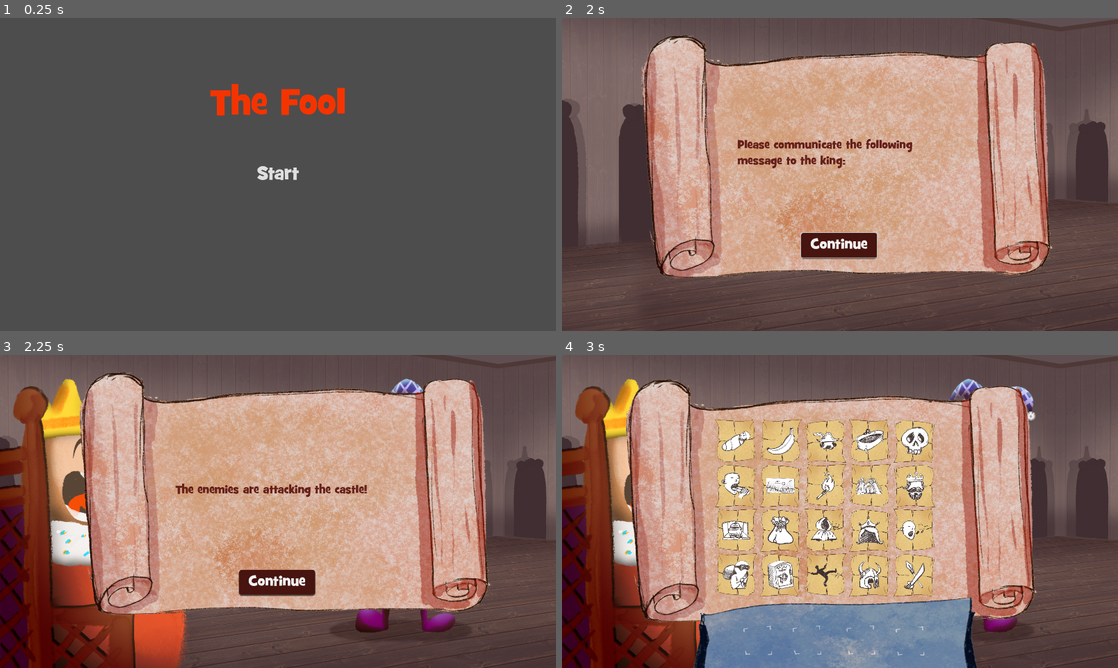
Above: before the commit, frames 1-4 (two rows, left to right).
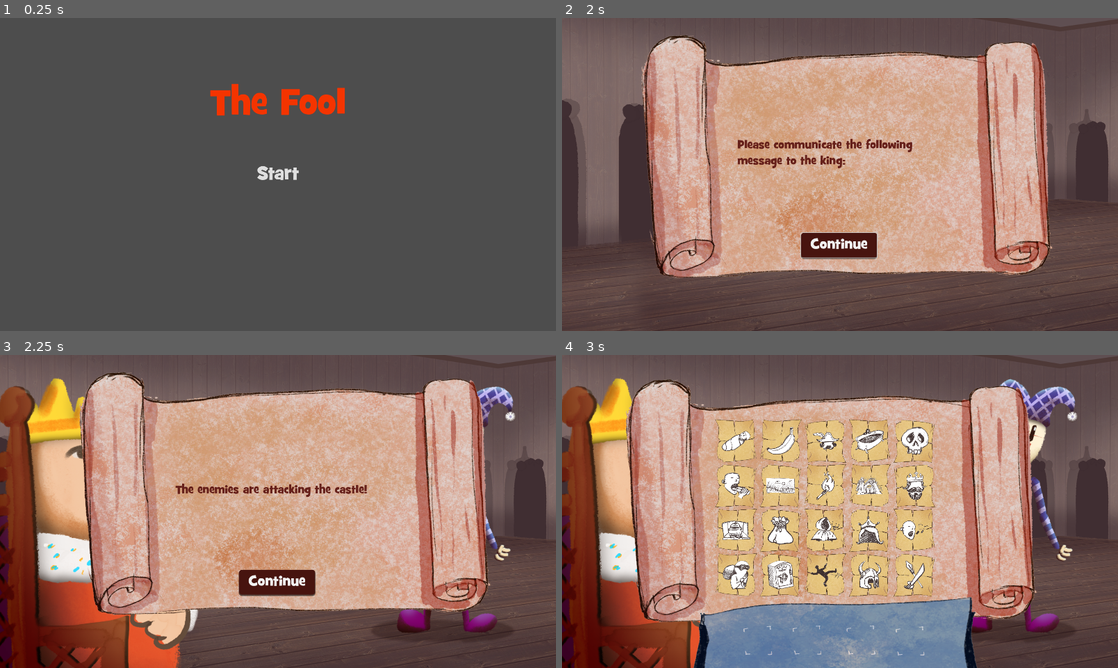
Above: after the commit, the same moments.

Repository: P-Wallis/GGJ-2024
Game: Godot game, scene res://Scenes/startscreen.tscn
Same seed, same stepped clock (60 frames per second), same inputs: the game is played once before the commit and once after it.
Inputs:
- Up to frame 1 (0.25 s): no input
- Up to frame 2 (2 s): click "Start" at 0.5 s; click "Continue" at 1.25 s
- Up to frame 3 (2.25 s): click "Continue" at 2 s
- Up to frame 4 (3 s): click "Continue" at 2.75 s

Frames 1-2 are identical in both runs. In frame 3, 14% of the frame differs, in the area x 0-93%, y 7-100%; in frame 4, 11%.

Commit message:
Main merged into Ala (#16)
* - Added King animation reactions
- Added king scene to level to replace placeholder sprite

* - King audio assets
- Sound mixer setup

* - Sound and Music

* This keeps showing up so I

---------

Co-authored-by: Ala' Diab <al_diab@yahoo.com>

Diff:
--- /dev/null
+++ b/Scenes/king.tscn
@@ -0,0 +1,125 @@
+[gd_scene load_steps=15 format=3 uid="uid://c6k77gh1e57bu"]
+
+[ext_resource type="Texture2D" uid="uid://bff7suggknhbj" path="res://Assets/Sprites/King/PNGs/king-Amused_0.png" id="1_vompm"]
+[ext_resource type="Texture2D" uid="uid://dhi2deb1wk54d" path="res://Assets/Sprites/King/PNGs/king-Amused_1.png" id="2_jci7p"]
+[ext_resource type="Texture2D" uid="uid://ph8vw66tg2d5" path="res://Assets/Sprites/King/PNGs/king-Angry_0.png" id="3_xxiee"]
+[ext_resource type="Texture2D" uid="uid://b0khsgwc33kww" path="res://Assets/Sprites/King/PNGs/king-Angry_1.png" id="4_ulm7q"]
+[ext_resource type="Texture2D" uid="uid://dh8jttfmxst6q" path="res://Assets/Sprites/King/PNGs/king-Angry2_0.png" id="5_pblbv"]
+[ext_resource type="Texture2D" uid="uid://vofgm4g3l4ts" path="res://Assets/Sprites/King/PNGs/king-Angry2_1.png" id="6_kxkev"]
+[ext_resource type="Texture2D" uid="uid://ccn128dbcjb2i" path="res://Assets/Sprites/King/PNGs/king-Confused_0.png" id="7_uo58s"]
+[ext_resource type="Texture2D" uid="uid://gvfcuif07d2j" path="res://Assets/Sprites/King/PNGs/king-Confused_1.png" id="8_soi36"]
+[ext_resource type="Texture2D" uid="uid://crp5bmiv31hnd" path="res://Assets/Sprites/King/PNGs/king-Correct_0.png" id="9_sojx2"]
+[ext_resource type="Texture2D" uid="uid://dd8mvtuocu8gi" path="res://Assets/Sprites/King/PNGs/king-Correct_1.png" id="10_jgqp8"]
+[ext_resource type="Texture2D" uid="uid://tnmmfem14d7m" path="res://Assets/Sprites/King/PNGs/king-Idle_0.png" id="11_oi2yh"]
+[ext_resource type="Texture2D" uid="uid://b6ngdud2e4ysw" path="res://Assets/Sprites/King/PNGs/king-Idle_1.png" id="12_yc2lr"]
+[ext_resource type="Texture2D" uid="uid://bphhd2wus2gjn" path="res://Assets/Sprites/King/PNGs/king-Idle_2.png" id="13_sem20"]
+
+[sub_resource type="SpriteFrames" id="SpriteFrames_sjb5b"]
+animations = [{
+"frames": [{
+"duration": 1.0,
+"texture": ExtResource("1_vompm")
+}, {
+"duration": 1.0,
+"texture": ExtResource("2_jci7p")
+}],
+"loop": true,
+"name": &"Amused",
+"speed": 5.0
+}, {
+"frames": [{
+"duration": 2.0,
+"texture": ExtResource("3_xxiee")
+}, {
+"duration": 2.0,
+"texture": ExtResource("4_ulm7q")
+}, {
+"duration": 2.0,
+"texture": ExtResource("3_xxiee")
+}, {
+"duration": 2.0,
+"texture": ExtResource("4_ulm7q")
+}, {
+"duration": 2.0,
+"texture": ExtResource("5_pblbv")
+}, {
+"duration": 2.0,
+"texture": ExtResource("6_kxkev")
+}, {
+"duration": 2.0,
+"texture": ExtResource("5_pblbv")
+}, {
+"duration": 2.0,
+"texture": ExtResource("6_kxkev")
+}],
+"loop": true,
+"name": &"Angry",
+"speed": 5.0
+}, {
+"frames": [{
+"duration": 2.0,
+"texture": ExtResource("7_uo58s")
+}, {
+"duration": 6.0,
+"texture": ExtResource("8_soi36")
+}],
+"loop": true,
+"name": &"Confused",
+"speed": 5.0
+}, {
+"frames": [{
+"duration": 1.0,
+"texture": ExtResource("1_vompm")
+}, {
+"duration": 1.0,
+"texture": ExtResource("2_jci7p")
+}, {
+"duration": 1.0,
+"texture": ExtResource("1_vompm")
+}, {
+"duration": 1.0,
+"texture": ExtResource("2_jci7p")
+}, {
+"duration": 1.0,
+"texture": ExtResource("1_vompm")
+}, {
+"duration": 1.0,
+"texture": ExtResource("2_jci7p")
+}, {
+"duration": 1.0,
+"texture": ExtResource("9_sojx2")
+}, {
+"duration": 1.0,
+"texture": ExtResource("10_jgqp8")
+}, {
+"duration": 1.0,
+"texture": ExtResource("9_sojx2")
+}, {
+"duration": 6.0,
+"texture": ExtResource("10_jgqp8")
+}],
+"loop": true,
+"name": &"Correct",
+"speed": 5.0
+}, {
+"frames": [{
+"duration": 2.0,
+"texture": ExtResource("11_oi2yh")
+}, {
+"duration": 2.0,
+"texture": ExtResource("12_yc2lr")
+}, {
+"duration": 2.0,
+"texture": ExtResource("13_sem20")
+}],
+"loop": true,
+"name": &"Idle",
+"speed": 5.0
+}]
+
+[node name="King" type="Node2D"]
+
+[node name="AnimatedSprite2D" type="AnimatedSprite2D" parent="."]
+sprite_frames = SubResource("SpriteFrames_sjb5b")
+animation = &"Idle"
+frame_progress = 0.105009
--- a/Scenes/level.tscn
+++ b/Scenes/level.tscn
@@ -2,7 +2,6 @@
 
 [ext_resource type="Script" path="res://Scripts/levelManager.gd" id="1_l67pb"]
 [ext_resource type="Texture2D" uid="uid://j6mtetcsh4ch" path="res://Assets/Sprites/BGbackground.png" id="1_tdkdg"]
-[ext_resource type="Texture2D" uid="uid://cwcxc727le3ra" path="res://Assets/Sprites/King_PH.png" id="2_737ks"]
 [ext_resource type="Resource" uid="uid://b8uhwy5srtjuk" path="res://MessageData/VikingsAtGate.tres" id="2_tgdl4"]
 [ext_resource type="Resource" uid="uid://tcy7bt3xdtuj" path="res://MessageData/TheBaronTookYourMoney.tres" id="3_at1gl"]
 [ext_resource type="Resource" uid="uid://dc1mho6dto4lg" path="res://MessageData/TheQueenIsDead.tres" id="4_5kihh"]
@@ -10,6 +9,7 @@
 [ext_resource type="PackedScene" uid="uid://dkdbhb5k75xx2" path="res://Scenes/UIScenes/message_ui.tscn" id="5_0apc2"]
 [ext_resource type="PackedScene" uid="uid://dui72aep4hato" path="res://Scenes/UIScenes/thought_bubble_ui.tscn" id="7_wchay"]
 [ext_resource type="PackedScene" uid="uid://cps5ihmajsylk" path="res://Scenes/UIScenes/reaction_options_ui.tscn" id="8_lt7mv"]
+[ext_resource type="PackedScene" uid="uid://c6k77gh1e57bu" path="res://Scenes/king.tscn" id="9_6pw06"]
 [ext_resource type="PackedScene" uid="uid://bdsqh086unyq7" path="res://Scenes/jester.tscn" id="9_e283u"]
 
 [node name="Level" type="Node2D" node_paths=PackedStringArray("levelNode")]
@@ -23,12 +23,6 @@
 texture = ExtResource("1_tdkdg")
 centered = false
 
-[node name="King" type="Sprite2D" parent="."]
-position = Vector2(0, 79.4843)
-scale = Vector2(0.916094, 0.916093)
-texture = ExtResource("2_737ks")
-centered = false
-
 [node name="message_ui" parent="." instance=ExtResource("5_0apc2")]
 visible = false
 
@@ -40,4 +34,7 @@
 [node name="reaction_options_ui" parent="." instance=ExtResource("8_lt7mv")]
 
 [node name="Jester" parent="." instance=ExtResource("9_e283u")]
-position = Vector2(1427, 956)
+position = Vector2(1571, 957)
+
+[node name="King" parent="." instance=ExtResource("9_6pw06")]
+position = Vector2(572, 555)
--- /dev/null
+++ b/default_bus_layout.tres
@@ -0,0 +1,27 @@
+[gd_resource type="AudioBusLayout" format=3 uid="uid://72oxny7r21ol"]
+
+[resource]
+bus/1/name = &"Music"
+bus/1/solo = false
+bus/1/mute = false
+bus/1/bypass_fx = false
+bus/1/volume_db = 0.0
+bus/1/send = &"Master"
+bus/2/name = &"FX"
+bus/2/solo = false
+bus/2/mute = false
+bus/2/bypass_fx = false
+bus/2/volume_db = 0.0
+bus/2/send = &"Master"
+bus/3/name = &"King"
+bus/3/solo = false
+bus/3/mute = false
+bus/3/bypass_fx = false
+bus/3/volume_db = 0.0
+bus/3/send = &"FX"
+bus/4/name = &"UI"
+bus/4/solo = false
+bus/4/mute = false
+bus/4/bypass_fx = false
+bus/4/volume_db = 0.0
+bus/4/send = &"FX"
Not shown, added: Assets/Music/main_theme.mp3.import
Not shown, added: Assets/Sounds/King/King_Amused.wav.import
Not shown, added: Assets/Sounds/King/King_AmusedInformed.wav.import
Not shown, added: Assets/Sounds/King/King_AngryOffended.wav.import
Not shown, added: Assets/Sounds/King/King_Confused.wav.import
Not shown, added: Assets/Sounds/UI/Click.wav.import
Not shown, added: Assets/Sounds/UI/Drop.wav.import
Renamed: Assets/Sprites/King_PH.png -> Assets/Sprites/King/King_PH.png
Not shown, added: Assets/Sprites/King/King_PH.png.import
Binary file added: Assets/Sprites/King/PNGs/king-Amused_0.png
Not shown, changed: Assets/Sprites/King/PNGs/king-Amused_0.png.import
Binary file added: Assets/Sprites/King/PNGs/king-Amused_1.png
(and 30 more such lines)
